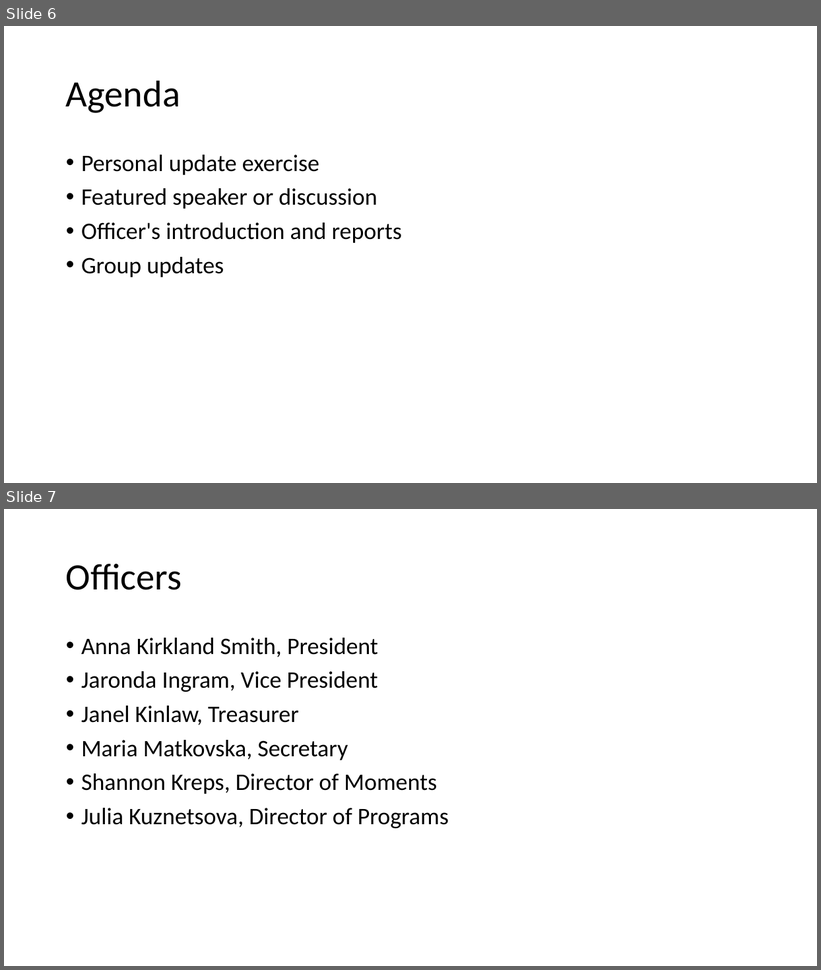
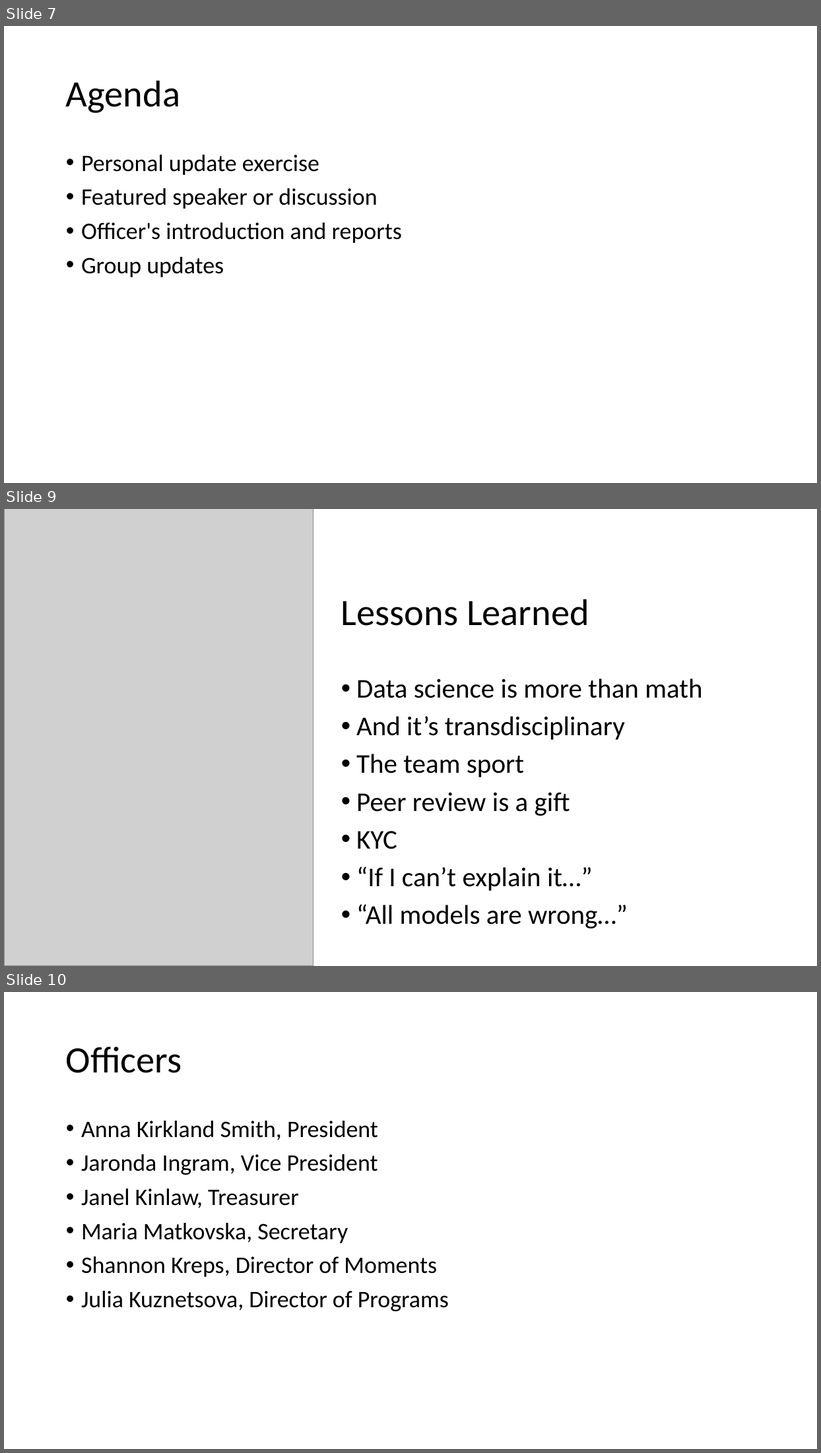
Before and after one commit to datascientistasociety/ServiceManual, a slide deck: ProgramsHandbook/WelcomeOfficerHelper.pptx. Shown one above the other, each under a label of ours: slides 6 and 7 before the commit, slides 7, 9 and 10 after it; the slides between them are not shown. The pictures are 821x970 and 821x1453 pixels, drawn with LibreOffice and Linux fonts; fonts in the diff are those of the drawing; grey boxes stand for pictures. Boxes give left, top, right and bottom in pixels: in the first picture for what was removed or moved away, otherwise in the second. Text is boxed around its words. In the diff, an @@ line names an element or a change of style, - is before the commit and + after.

```diff
--- a/ProgramsHandbook/WelcomeOfficerHelper.pptx
+++ b/ProgramsHandbook/WelcomeOfficerHelper.pptx
@@ slide 9 added at (4, 509, 817, 966), background #FFFFFF @@
@@ picture added at (4, 509, 314, 966) @@
@@ title added at (341, 599, 589, 626), 44 pt, text #000000 @@
+Lessons Learned
@@ text added at (356, 679, 702, 929), 32 pt, text #000000 @@
+• Data science is more than math
+• And it’s transdisciplinary
+• The team sport
+• Peer review is a gift
+• KYC
+• “If I can’t explain it…”
+• “All models are wrong…”
@@ what was slide 6 is now slide 7 @@
@@ what was slide 7 is now slide 10 @@
```
Also in this commit, not shown: 1 slide changed, 3 other slides added, 1 other file.
